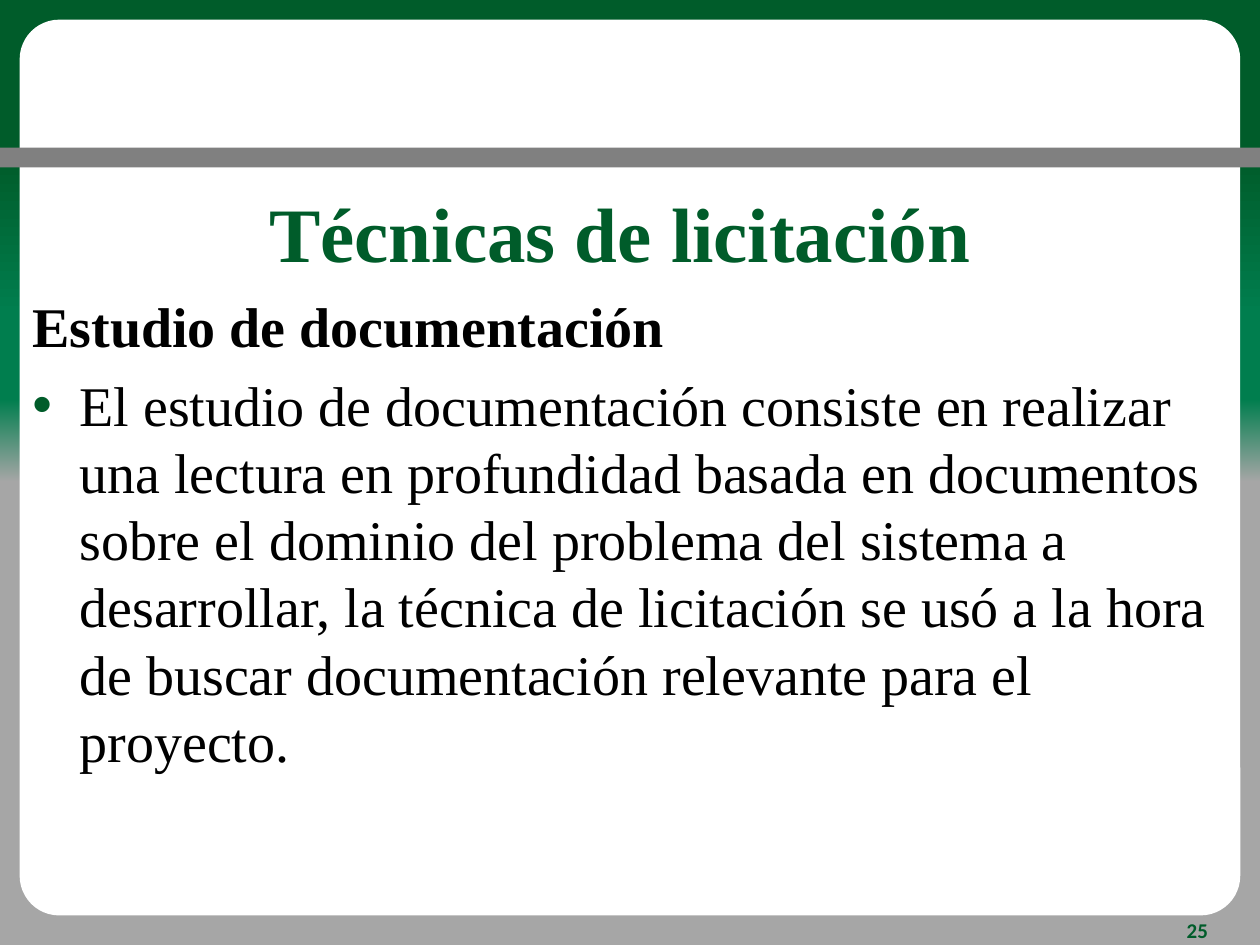
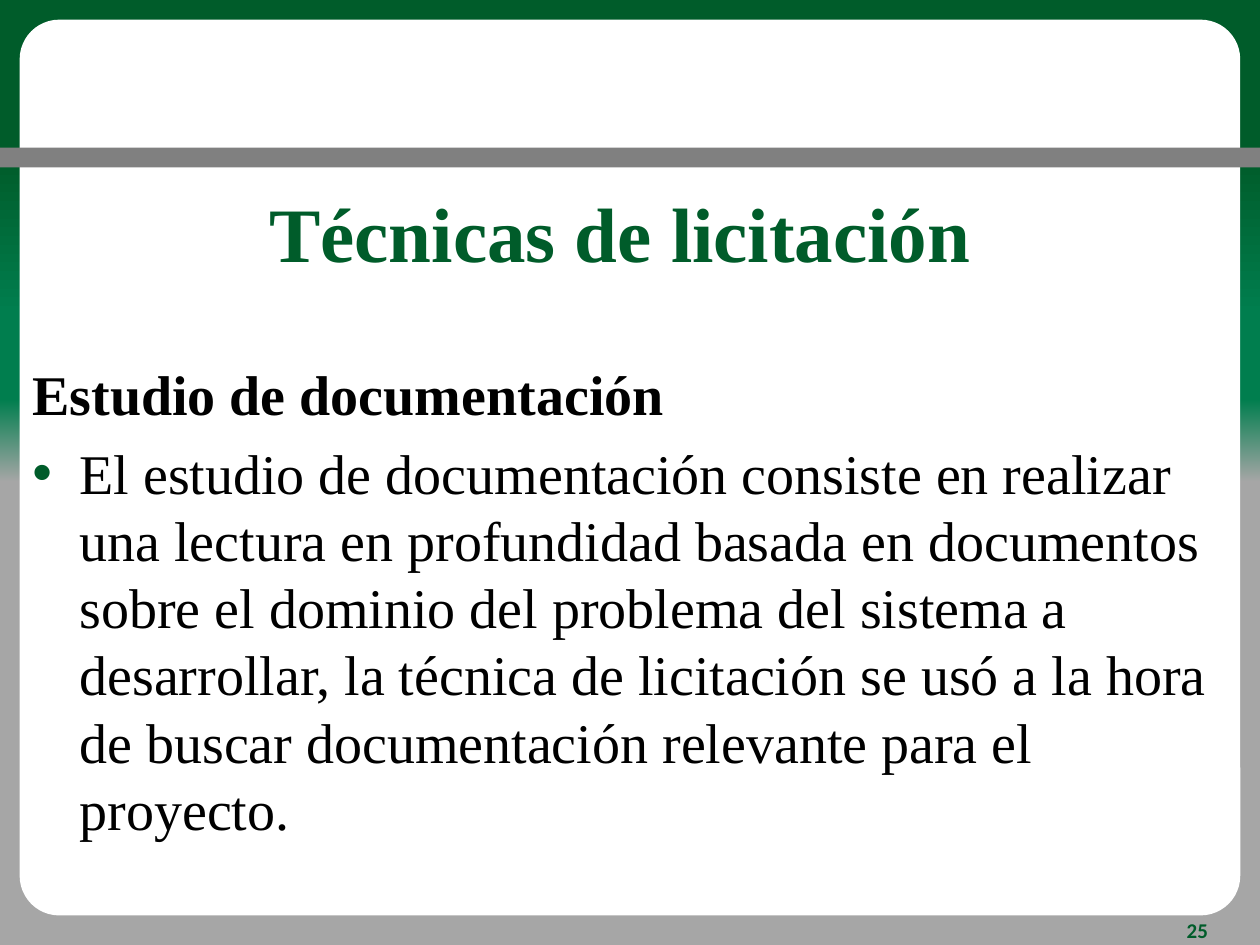
Before and after one commit to JDavidHR/Integrador, a slide deck: slide 25 of Documentos/Proyecto/Power_Point_Requerimientos.pptx. Drawn at 1260x945 pixels with LibreOffice and Linux fonts; fonts in the diff are those of the drawing; background and template pictures are left out. Boxes give left, top, right and bottom in pixels: in the first picture for what was removed or moved away, otherwise in the second. Text is boxed around its words. In the diff, an @@ line names an element or a change of style, - is before the commit and + after.

```diff
--- a/Documentos/Proyecto/Power_Point_Requerimientos.pptx
+++ b/Documentos/Proyecto/Power_Point_Requerimientos.pptx
@@ text "Estudio de documentación": place and size @@
-text "Estudio de documentación" at (32,308,1205,772)
+text "Estudio de documentación" at (32,376,1205,840)
```
Also in this commit, not shown: 10 other slides changed, 6 slides added, 4 slides removed.
